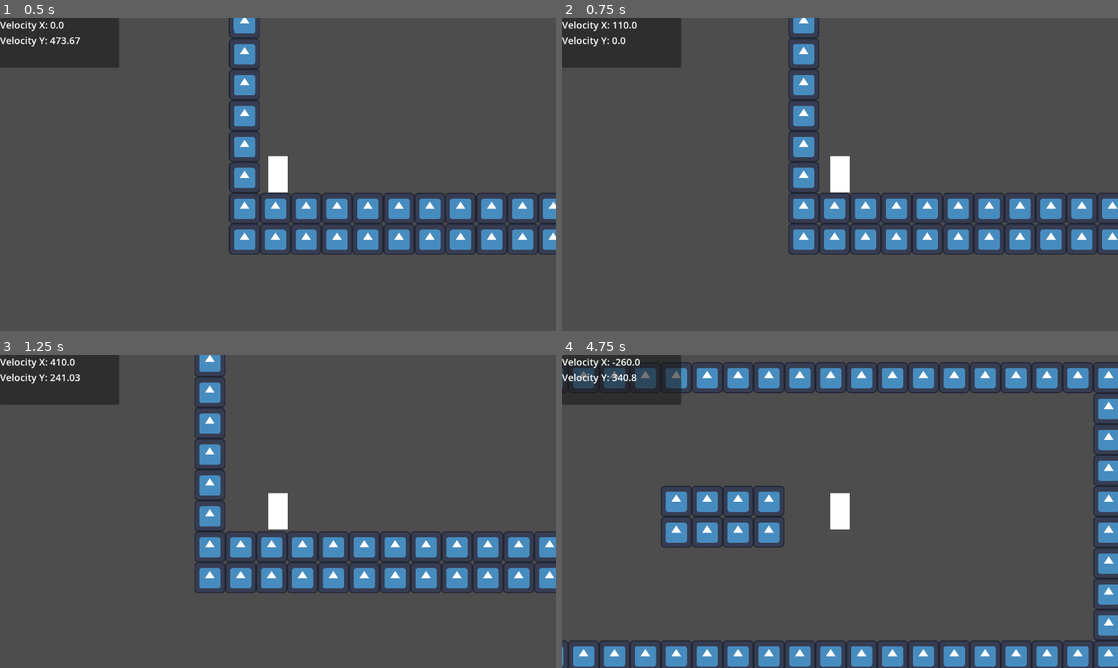
Above: before the commit, frames 1-4 (two rows, left to right).
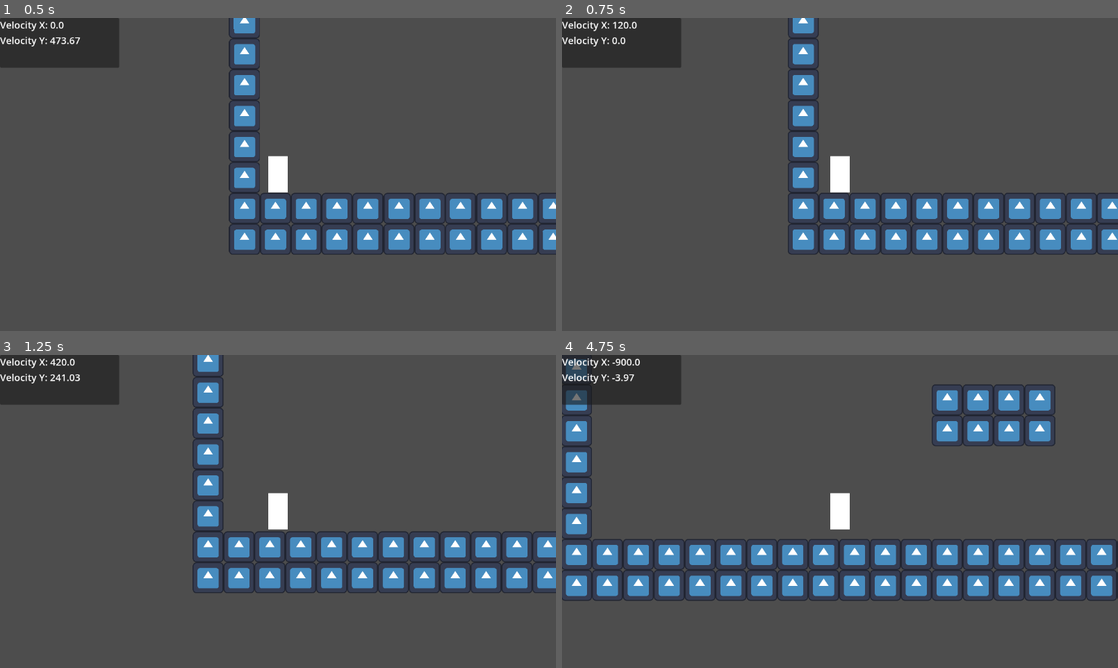
Above: after the commit, the same moments.

Repository: LitheFulminare/movimentos-explosoes-e-particulas
Game: Godot game, scene res://Game scenes/Prototyping.tscn
The game is run twice, just before and just after one commit, with the same random seed, the same clock (stepped at 60 frames per second) and the same inputs. The engine's default icon, where the game draws it, is replaced by a stand-in: a white triangle on a blue panel in a dark square.
Inputs:
- Up to frame 1 (0.5 s): no input
- Up to frame 2 (0.75 s): hold D (Right) from 0.53 s (still down); tap Shift (Dash) at 0.6 s
- Up to frame 3 (1.25 s): keep holding D (Right); tap Space (Jump) at 0.77 s
- Up to frame 4 (4.75 s): tap Shift (Dash) at 1.35, 2.3, 2.85, 3.6, 4.55 s; tap Space (Jump) at 1.52, 3.02, 3.77, 4.52 s; release D (Right) at 2.03 s; hold A (Left) 2.03-2.78 s; tap F (Grappling Hook) at 2.1, 4.35 s; hold D (Right) 2.78-4.28 s; hold A (Left) from 4.28 s (still down)

Frame 1 is identical in both runs. In frame 2, 1.1% of the frame differs, in the area x 10-100%, y 0-76%; in frame 3, 3.7%; in frame 4, 31%, in the area x 0-100%, y 0-100%.
Error before the commit: Cannot call method 'start' on a null value. (res://Components/Entity/movement_controller.gd:60)

Commit message:
started bug fix

Diff:
--- a/Godot Project/Components/Entity/movement_controller.gd
+++ b/Godot Project/Components/Entity/movement_controller.gd
@@ -78,6 +78,10 @@
 
 	if direction:
 		# lower than top speed
+
+		# BUG HERE -> if at top speed, changing directions too fast will make the player snap to top speed
+		# instead of decelerating and accelerating again.
+		# to fix this I should check for both positive AND negative top speeds.
 		if abs(character_body.velocity.x) < maximum_walk_speed:
 			# pressing right
 			if direction == 1:
--- a/Godot Project/Player/player.tscn
+++ b/Godot Project/Player/player.tscn
@@ -20,9 +20,10 @@
 movement_component = NodePath("Movement Controller")
 grappling_hook_component = NodePath("Grappling Hook Controller")
 
-[node name="Movement Controller" type="Node" parent="." node_paths=PackedStringArray("character_body", "dash_duration_timer", "dash_cooldown_timer")]
+[node name="Movement Controller" type="Node" parent="." node_paths=PackedStringArray("character_body", "dash_window_timer", "dash_duration_timer", "dash_cooldown_timer")]
 script = ExtResource("1_l8h54")
 character_body = NodePath("..")
+dash_window_timer = NodePath("../Dash Window")
 dash_duration_timer = NodePath("../Dash Duration")
 dash_cooldown_timer = NodePath("../Dash Cooldown")
 maximum_walk_speed = 900.0
